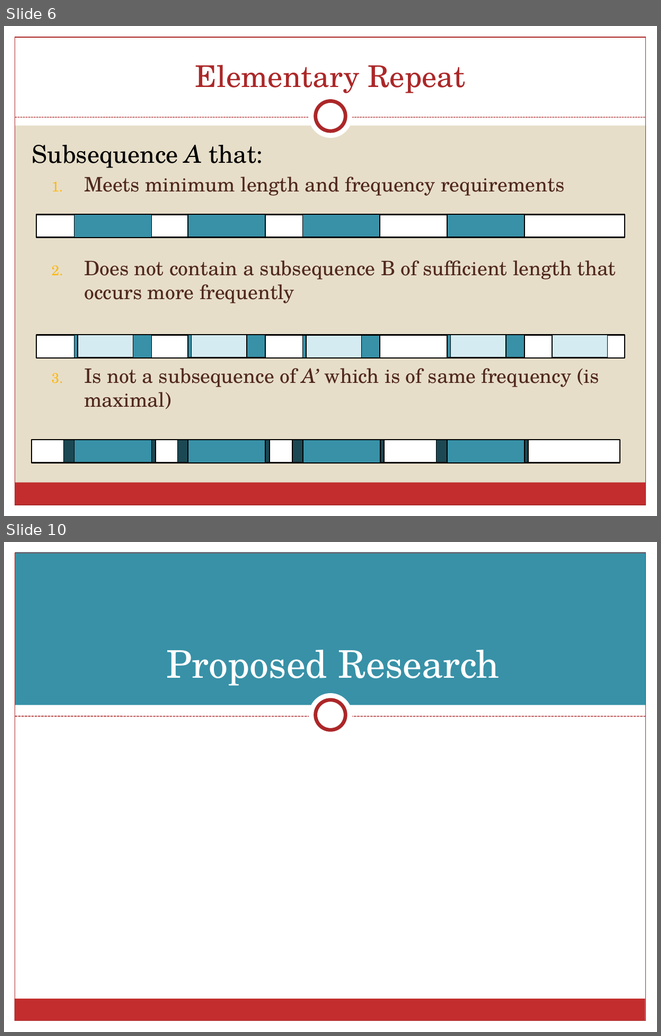
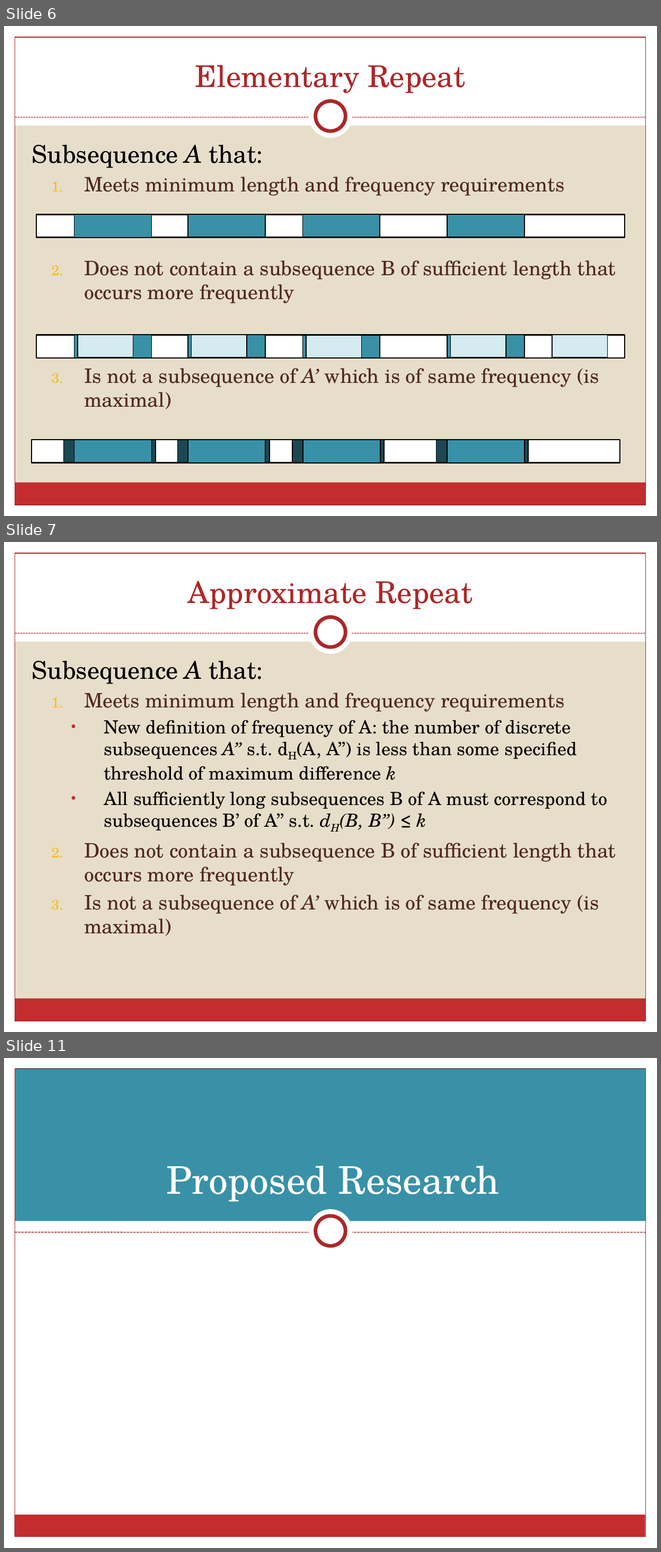
Before and after one commit to schaefce/proposal, a slide deck: SchaefferProposal.pptx. Shown one above the other, each under a label of ours: slides 6 and 10 before the commit, slides 6, 7 and 11 after it; the slides between them are not shown. The pictures are 661x1036 and 661x1552 pixels, drawn with LibreOffice and Linux fonts; fonts in the diff are those of the drawing. Boxes give left, top, right and bottom in pixels: in the first picture for what was removed or moved away, otherwise in the second. Text is boxed around its words. In the diff, an @@ line names an element or a change of style, - is before the commit and + after.

```diff
--- a/SchaefferProposal.pptx
+++ b/SchaefferProposal.pptx
@@ slide 7 added at (x1=4, y1=542, x2=657, y2=1032), background #E7DEC9; not listed: 9 template elements that a slide beside it also shows @@
@@ title added at (x1=188, y1=581, x2=473, y2=609), 33 pt, text #AC2829 @@
+Approximate Repeat
@@ text added at (x1=32, y1=661, x2=616, y2=936), 20 pt, text #000000 @@
+Subsequence A that:
+  1. Meets minimum length and frequency requirements
+    • New definition of frequency of A: the number of discrete subsequences A’’ s.t. dH(A, A’’) is less than some specified threshold of maximum difference k
+    • All sufficiently long subsequences B of A must correspond to subsequences B’ of A’’ s.t. dH(B, B’’) ≤ k
+  2. Does not contain a subsequence B of sufficient length that occurs more frequently
+  3. Is not a subsequence of A’ which is of same frequency (is maximal)
@@ what was slide 10 is now slide 11 @@
```
Also in this commit, not shown: 6 slides changed, 3 other slides added, 2 slides removed.
